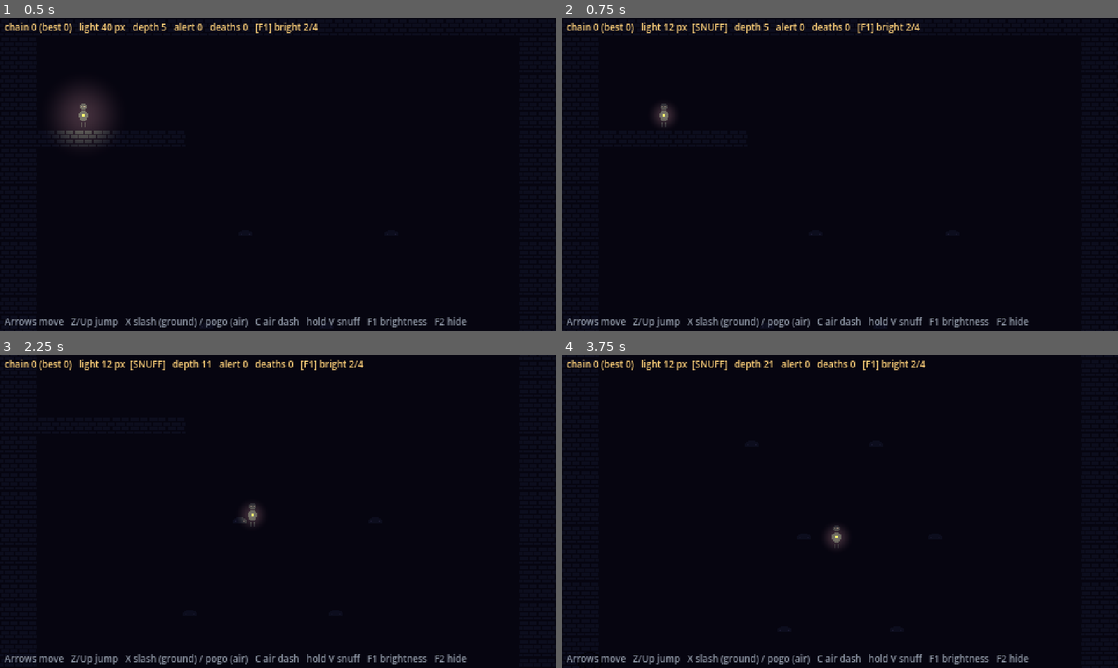
Above: before the commit, frames 1-4 (two rows, left to right).
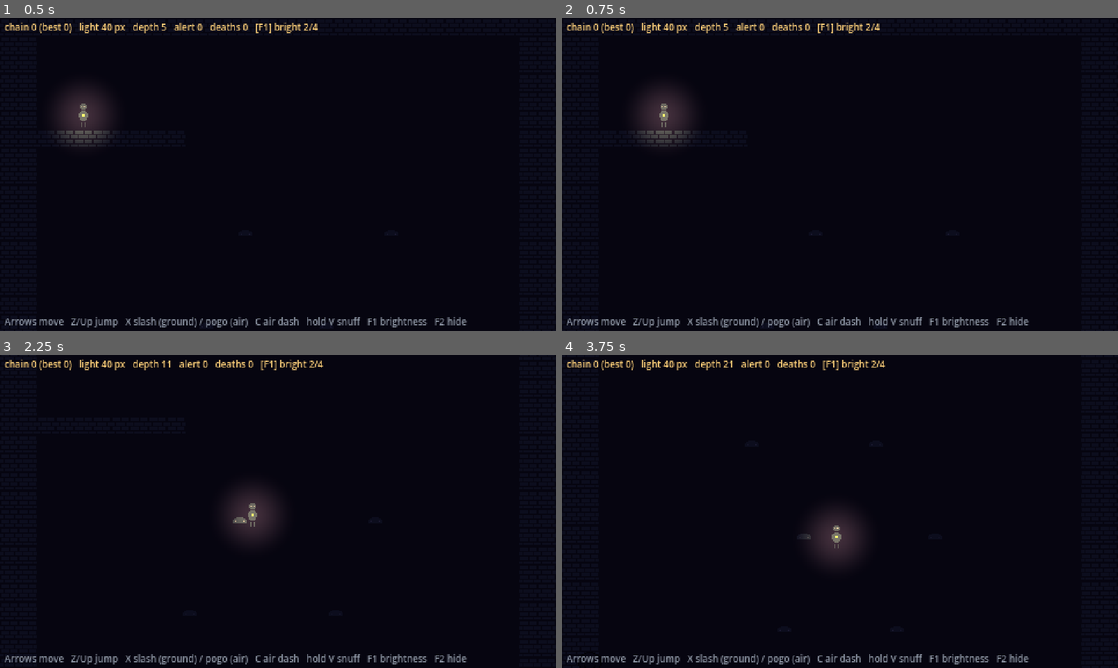
Above: after the commit, the same moments.

Repository: sonlemin/2d
Game: Godot game, scene res://scenes/shaft.tscn
Two runs of this game, one before a commit and one after it. Both use one fixed random seed, a clock stepped at 60 frames per second and the inputs below.
Inputs:
- Up to frame 1 (0.5 s): no input
- Up to frame 2 (0.75 s): tap Enter at 0.5 s; hold Right (move_right) from 0.53 s (still down); hold V (light) from 0.53 s (still down)
- Up to frame 3 (2.25 s): tap Z (jump) at 0.77, 1.52 s; release V (light) at 1.28 s; tap X (attack) at 1.35 s; tap V (light) at 1.55 s; release Right (move_right) at 2.03 s; hold Left (move_left) from 2.03 s (still down); hold V (light) from 2.03 s (still down); tap C (dash) at 2.1 s
- Up to frame 4 (3.75 s): release Left (move_left) at 2.78 s; release V (light) at 2.78 s; hold Right (move_right) from 2.78 s (still down); tap V (light) at 2.85 s; tap Z (jump) at 3.02 s; hold V (light) from 3.53 s (still down)

Frame 1 is identical in both runs. In frame 2, 1.9% of the frame differs, in the area x 13-65%, y 1-42%; in frame 3, 1.8%; in frame 4, 1.8%.

Commit message:
fix: Snuff needs a 0.2 s hold so a brushed V never breaks the chain
Playtest: players misclick Snuff (V sits next to Dash C). Matches the design
kit: hold Light = Snuff, tap Light stays free for Flare Toss later.
Adds smoke test (tap keeps chain, hold snuffs, release ends) on a fresh shaft.

Co-Authored-By: Claude Opus 5.5 <noreply@anthropic.com>
Claude-Session: https://claude.ai/code/session_01YMih48V6tBoJbcPKSnhrn5

Diff:
--- a/game/scripts/player.gd
+++ b/game/scripts/player.gd
@@ -30,6 +30,7 @@
 @export var light_kick := 18.0          ## px the light flares on a pogo hit
 @export var knockback := Vector2(150, -150)
 @export var invuln_time := 0.6
+@export var snuff_hold := 0.2          ## Light must be HELD this long to Snuff: a tap or brush never breaks the chain
 @export var light_lerp := 10.0          ## how fast the visible light eases to its target radius
 
 const LIGHT_TEXTURE_HALF := 64.0        ## light.png is 128 px
@@ -51,6 +52,7 @@
 var _invuln := 0.0
 var _shown_radius := ChainState.BASE_RADIUS
 var _shake := 0.0
+var _light_held := 0.0
 
 @onready var _sprite: Sprite2D = $Sprite
 @onready var _light: PointLight2D = $Light
@@ -80,7 +82,7 @@
 	if is_dead:
 		return
 	_tick_timers(delta)
-	_handle_snuff()
+	_handle_snuff(delta)
 	_handle_horizontal(delta)
 	_handle_vertical(delta)
 	_handle_attack()
@@ -111,10 +113,12 @@
 	_sprite.visible = _invuln <= 0.0 or fmod(_invuln, 0.4) < 0.25  # 2.5 Hz blink stays under the 3 flashes/s cap
 
 
-func _handle_snuff() -> void:
-	var held := Input.is_action_pressed("light")
-	if held != chain.snuffed:
-		chain.set_snuffed(held)
+## Hold = Snuff (the design's tap on Light is reserved for Flare Toss, later).
+func _handle_snuff(delta: float) -> void:
+	_light_held = _light_held + delta if Input.is_action_pressed("light") else 0.0
+	var snuff := _light_held >= snuff_hold
+	if snuff != chain.snuffed:
+		chain.set_snuffed(snuff)
 
 
 func _handle_horizontal(delta: float) -> void:
--- a/game/tests/smoke_shaft.gd
+++ b/game/tests/smoke_shaft.gd
@@ -40,6 +40,7 @@
 	await test_bot_chains_long_run()
 	await test_lurker_telegraph_hunt_lose()
 	await test_lurker_kills()
+	await test_snuff_needs_hold()
 	print("SMOKE %s" % ("PASS" if _fail == 0 else "FAILED (%d)" % _fail))
 	quit(0 if _fail == 0 else 1)
 
@@ -63,6 +64,30 @@
 			out.append(e)
 	out.sort_custom(func(a, b): return a.position.y < b.position.y)
 	return out
+
+
+## A tap or brush of Light (V is next to Dash) must never break the chain; a real hold Snuffs.
+func test_snuff_needs_hold() -> void:
+	_shaft.queue_free()  # the lurker test left the player dead: use a fresh shaft
+	_shaft = ShaftScene.instantiate()
+	root.add_child(_shaft)
+	_player = _shaft.get_node("Player")
+	await frames(2)
+	place(_hovers()[0].global_position + Vector2(40, -60))
+	await frames(1)
+	for i in 5:
+		_player.chain.add_hit()
+	Input.action_press("light")
+	await frames(4)  # ~0.07 s: a misclick
+	Input.action_release("light")
+	await frames(1)
+	check(_player.chain.count == 5 and not _player.chain.snuffed, "tapping Light keeps the chain (got %d)" % _player.chain.count)
+	Input.action_press("light")
+	await frames(18)  # 0.3 s: a deliberate hold
+	check(_player.chain.snuffed and _player.chain.count == 0, "holding Light Snuffs and breaks the chain")
+	Input.action_release("light")
+	await frames(1)
+	check(not _player.chain.snuffed, "releasing Light ends the Snuff")
 
 
 func test_pogo_builds_chain() -> void:
